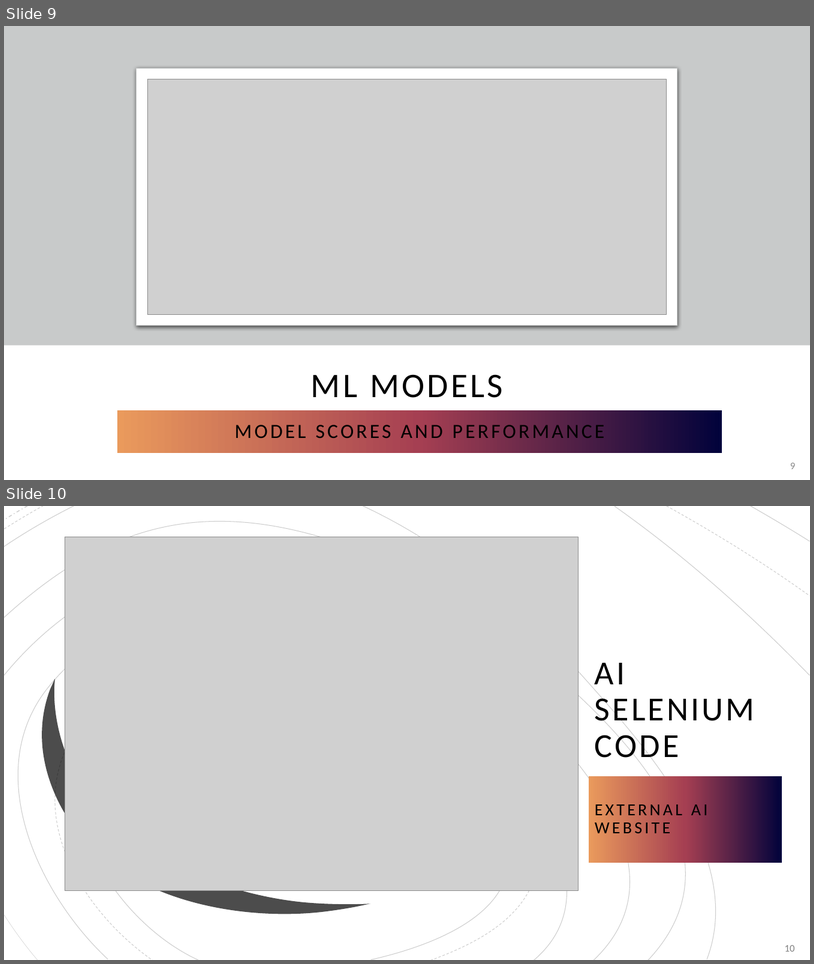
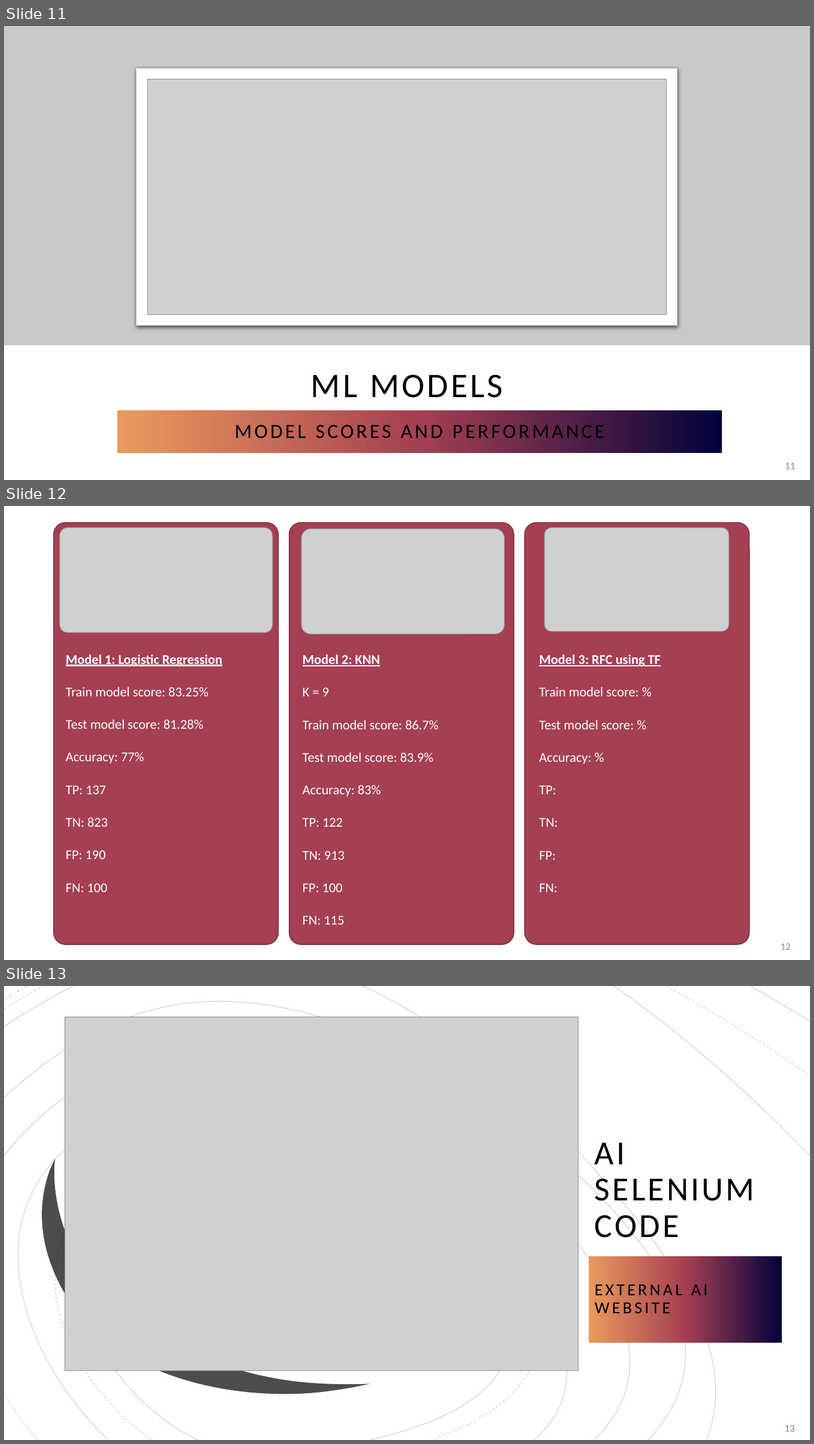
Before and after one commit to rita-s/customer-churn-prediction, a slide deck: Customer Churn Predictions using ml.pptx. Shown one above the other, each under a label of ours: slides 9 and 10 before the commit, slides 11, 12 and 13 after it. The pictures are 814x964 and 814x1444 pixels, drawn with LibreOffice and Linux fonts; fonts in the diff are those of the drawing; grey boxes stand for pictures. Boxes give left, top, right and bottom in pixels: in the first picture for what was removed or moved away, otherwise in the second. Text is boxed around its words. In the diff, an @@ line names an element or a change of style, - is before the commit and + after.

```diff
--- a/Customer Churn Predictions using ml.pptx
+++ b/Customer Churn Predictions using ml.pptx
@@ slide 12 added at [4, 506, 810, 960], background #FFFFFF @@
@@ rounded rectangle added at [54, 522, 279, 944], fill #A53F52, outline #7A2F3D 1 pt @@
@@ rounded rectangle added at [290, 522, 515, 944], fill #A53F52, outline #7A2F3D 1 pt @@
@@ rounded rectangle added at [525, 522, 750, 944], fill #A53F52, outline #7A2F3D 1 pt @@
@@ picture added at [60, 528, 273, 633] @@
@@ picture added at [302, 529, 505, 634] @@
@@ picture added at [545, 528, 729, 632] @@
@@ text added at [66, 654, 222, 892], 16 pt, text #FFFFFF @@
+Model 1: Logistic Regression
+Train model score: 83.25%
+Test model score: 81.28%
+Accuracy: 77%
+TP: 137
+TN: 823
+FP: 190
+FN: 100
@@ text added at [303, 654, 439, 924], 16 pt, text #FFFFFF @@
+Model 2: KNN
+K = 9
+Train model score: 86.7%
+Test model score: 83.9%
+Accuracy: 83%
+TP: 122
+TN: 913
+FP: 100
+FN: 115
@@ text added at [539, 654, 661, 892], 16 pt, text #FFFFFF @@
+Model 3: RFC using TF
+Train model score: %
+Test model score: %
+Accuracy: %
+TP:
+TN:
+FP:
+FN:
@@ page number added at [781, 943, 791, 949], 12 pt, text #8C8C8C @@
+12
@@ what was slide 9 is now slide 11 @@
@@ page number at [785, 462, 795, 469]: text changed @@
-9
+11
@@ what was slide 10 is now slide 13 @@
@@ page number at [785, 1425, 795, 1431]: text changed @@
-10
+13
```
Also in this commit, not shown: 2 slides changed, 4 other slides added, 1 slide removed, 2 other files.
